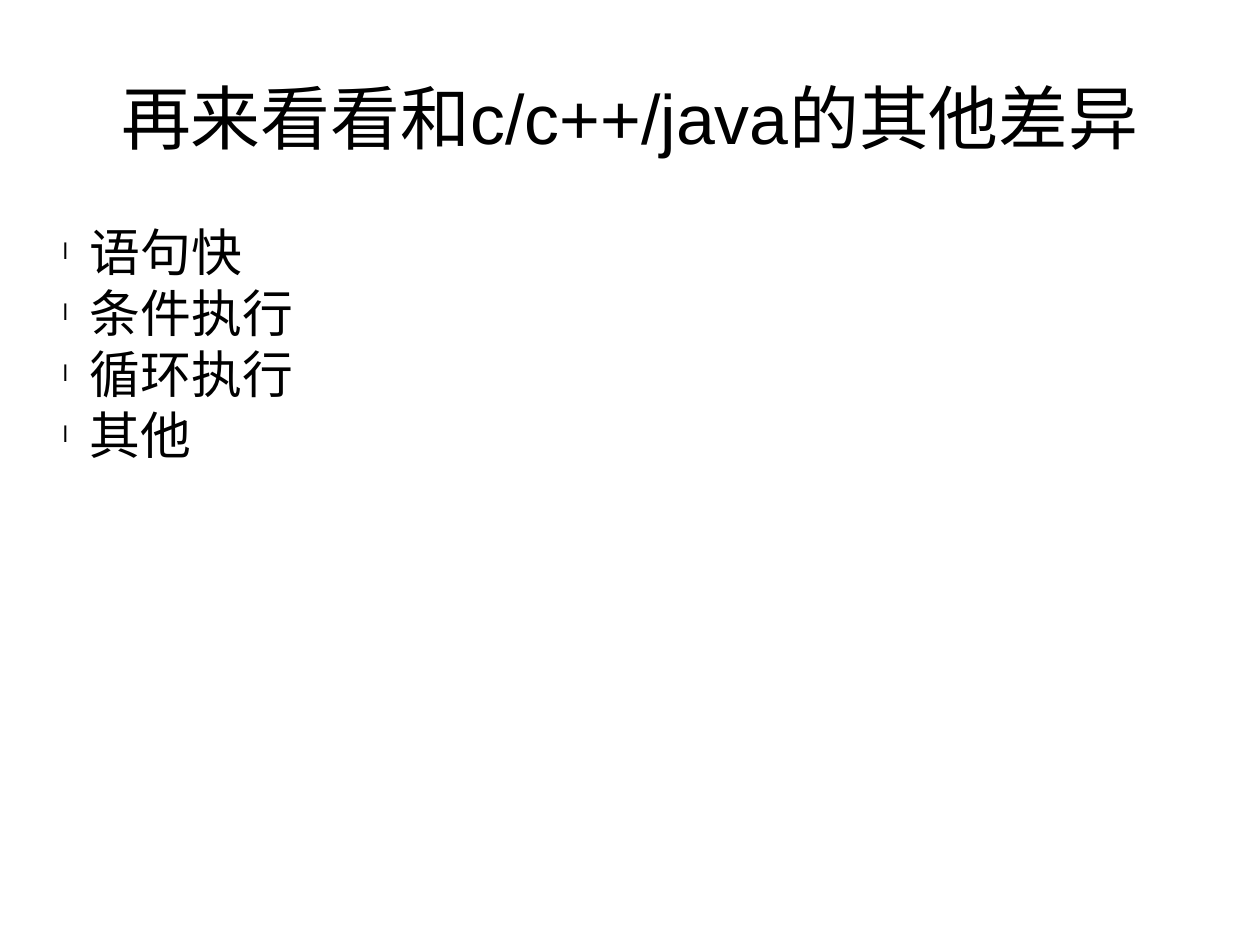
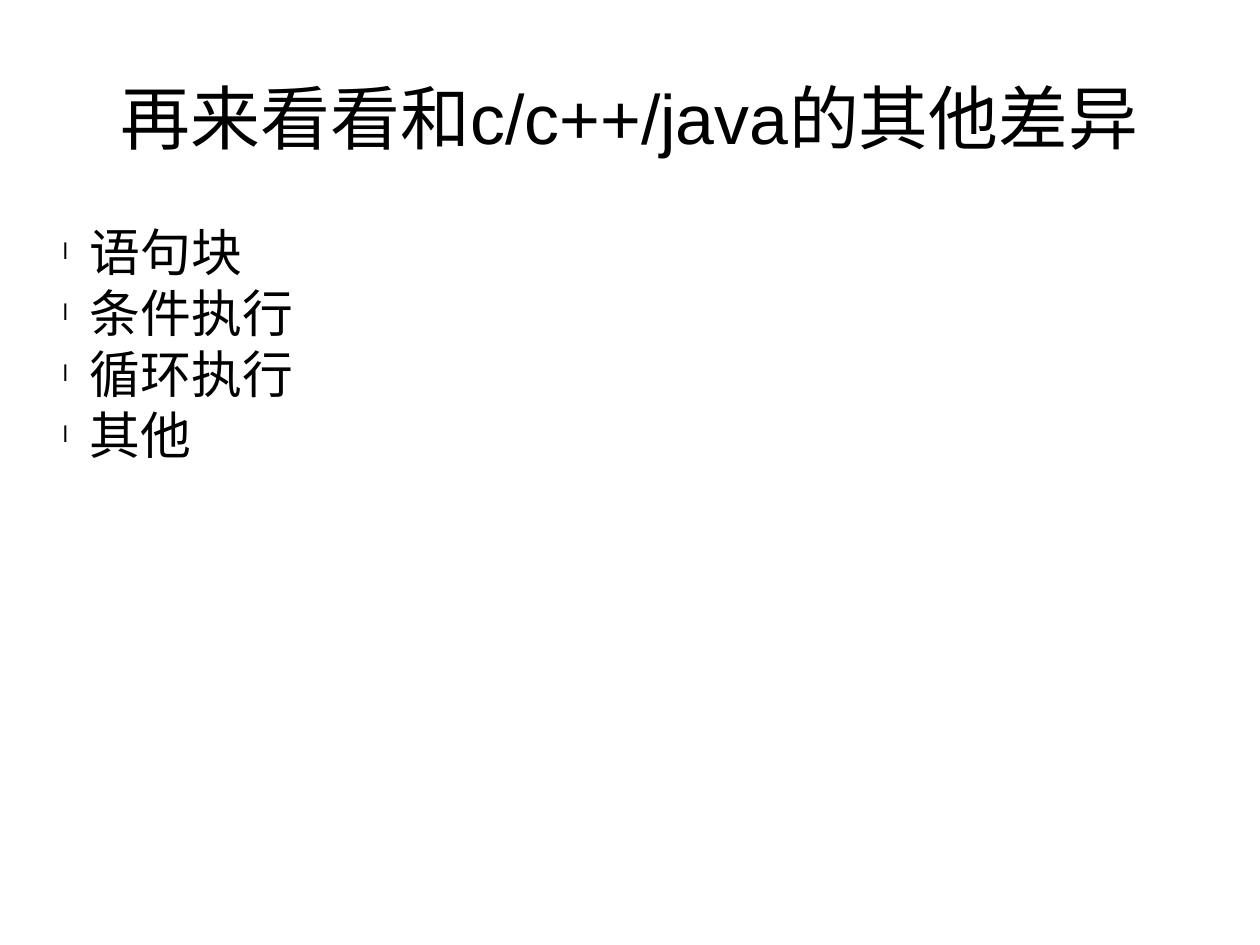
Before and after one commit to haolongzhangm/shell_my, a slide deck: slide 6 of unexeshell/tmp_use/python_l/1/p1.pptx. Drawn at 1260x945 pixels with LibreOffice and Linux fonts; fonts in the diff are those of the drawing. Boxes give left, top, right and bottom in pixels: in the first picture for what was removed or moved away, otherwise in the second. Text is boxed around its words. In the diff, an @@ line names an element or a change of style, - is before the commit and + after.

```diff
--- a/unexeshell/tmp_use/python_l/1/p1.pptx
+++ b/unexeshell/tmp_use/python_l/1/p1.pptx
@@ text at <box>90,228,242,276</box>: text changed @@
-l 语句快
+l 语句块
```
Also in this commit, not shown: 6 other slides changed.
